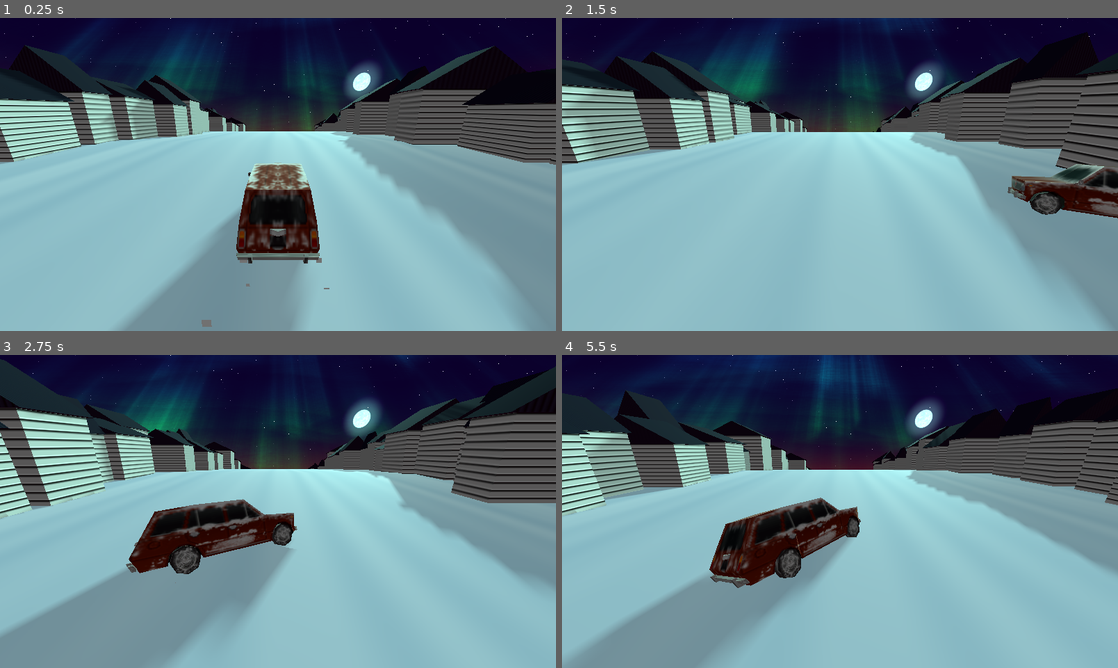
Above: before the commit, frames 1-4 (two rows, left to right).
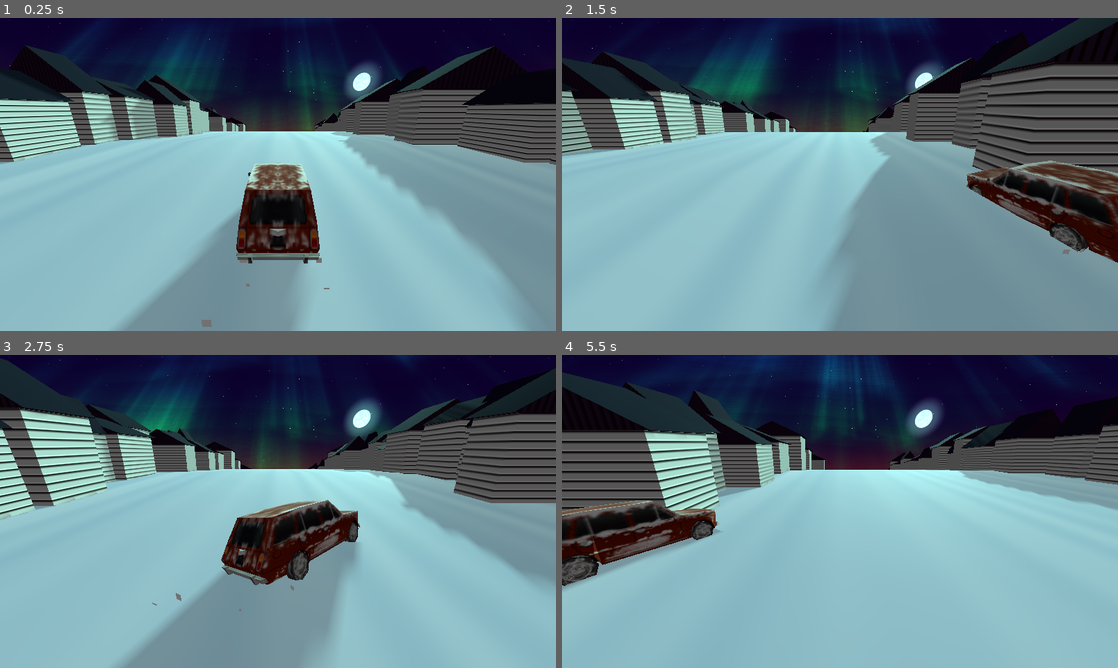
Above: after the commit, the same moments.

Repository: bjornarprytz/waves
Game: Godot game, scene res://main.tscn
The game is run twice, just before and just after one commit, with the same random seed, the same clock (stepped at 60 frames per second) and the same inputs.
Inputs:
- Up to frame 1 (0.25 s): no input
- Up to frame 2 (1.5 s): hold Right (ui_right) 0.53-1.28 s; hold Left (ui_left) from 1.28 s (still down)
- Up to frame 3 (2.75 s): release Left (ui_left) at 2.03 s; hold Right (ui_right) from 2.03 s (still down)
- Up to frame 4 (5.5 s): release Right (ui_right) at 3.53 s; hold Left (ui_left) from 3.53 s (still down)

The runs differ from the first frame. In frame 1, less than 0.1% of the frame differs, in the area x 0-99%, y 0-36%; in frame 2, 39%, in the area x 0-100%, y 0-100%; in frame 3, 24%; in frame 4, 36%.

Commit message:
camera movement

Diff:
--- a/src/car.gd
+++ b/src/car.gd
@@ -9,7 +9,7 @@
 
 var direction := 0
 
-const rubber_band_strength := 20.0
+const rubber_band_strength := 10.0
 const max_momentum := 6.9
 var momentum := 0.0
 var inertia := 0.0
--- a/src/main.gd
+++ b/src/main.gd
@@ -2,3 +2,10 @@
 
 @onready var ground: Ground = %Ground
 @onready var car: Car = %Car
+@onready var camera: Camera3D = %Camera
+
+
+func _process(delta: float) -> void:
+	# Strafe the camera based on the car's position
+	var target_x = car.position.x * 0.5
+	camera.position.x = lerp(camera.position.x, target_x, delta * 5.0)
--- a/src/main.tscn
+++ b/src/main.tscn
@@ -34,6 +34,7 @@
 environment = SubResource("Environment_synth")
 
 [node name="Camera" type="Camera3D" parent="."]
+unique_name_in_owner = true
 transform = Transform3D(1, 0, 0, 0, 0.9598151, 0.28063318, 0, -0.28063318, 0.9598151, 0, 0, 0)
 
 [node name="Ground" parent="." instance=ExtResource("2_0xm2m")]
--- a/src/sky.gdshader
+++ b/src/sky.gdshader
@@ -77,7 +77,8 @@
 
     // Stars (only in upper hemisphere)
     float star_mask = smoothstep(-0.1, 0.3, elevation);
-    vec2 star_uv = vec2(azimuth * 4.0, (elevation + 1.0) * 2.0);
+    // Use direct spherical coordinates without tiling to keep stars fixed
+    vec2 star_uv = vec2(azimuth, (elevation + 1.0) * 0.5);
     float star_field = stars(star_uv, star_density) * star_mask * star_brightness;
     vec3 final_sky = base_sky + star_color * star_field;
 
Not shown, changed: readme.md
